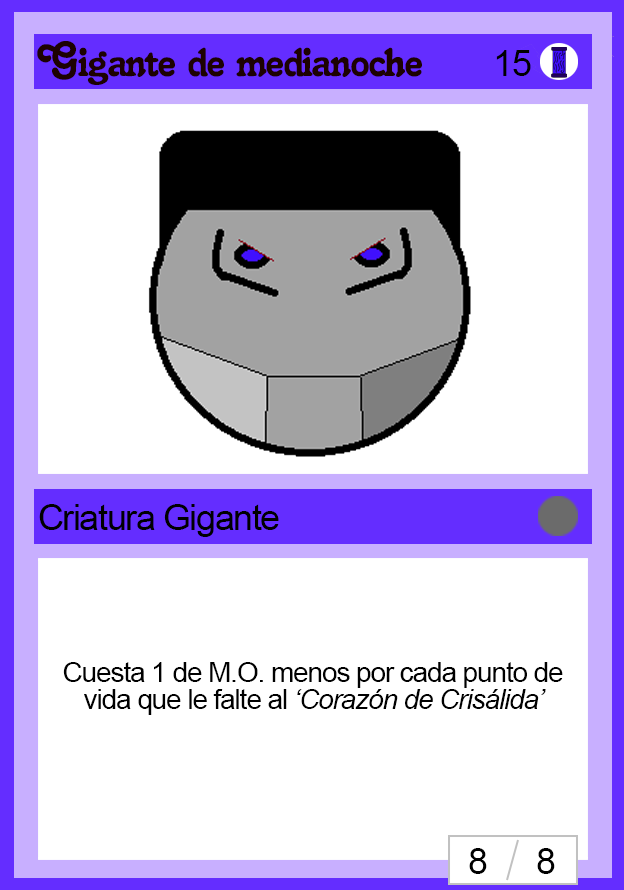
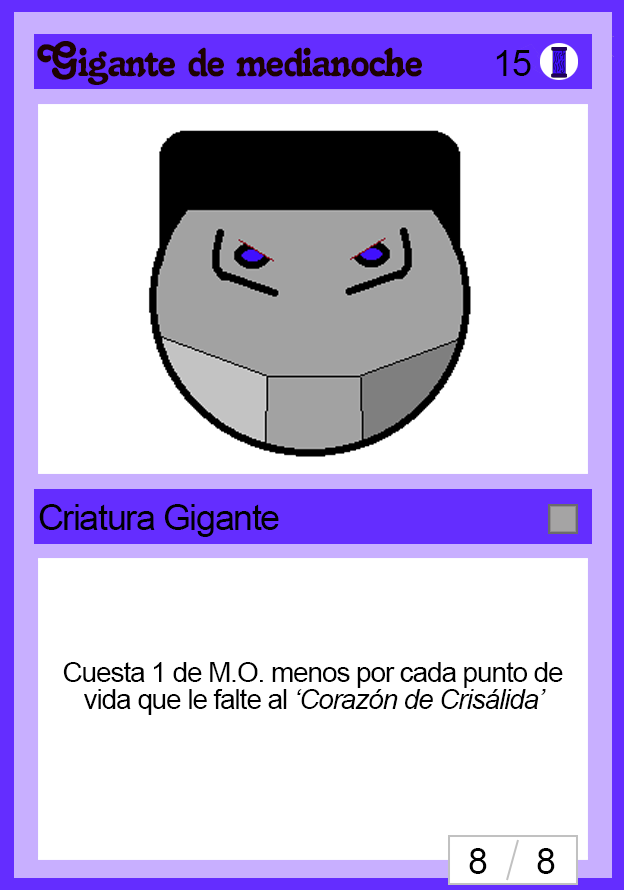
Layers edited between the first and the second 624px x 890px image:
moved "Rareza" above "Criatura Gigante", painted on it over (538, 496, 578, 536)
